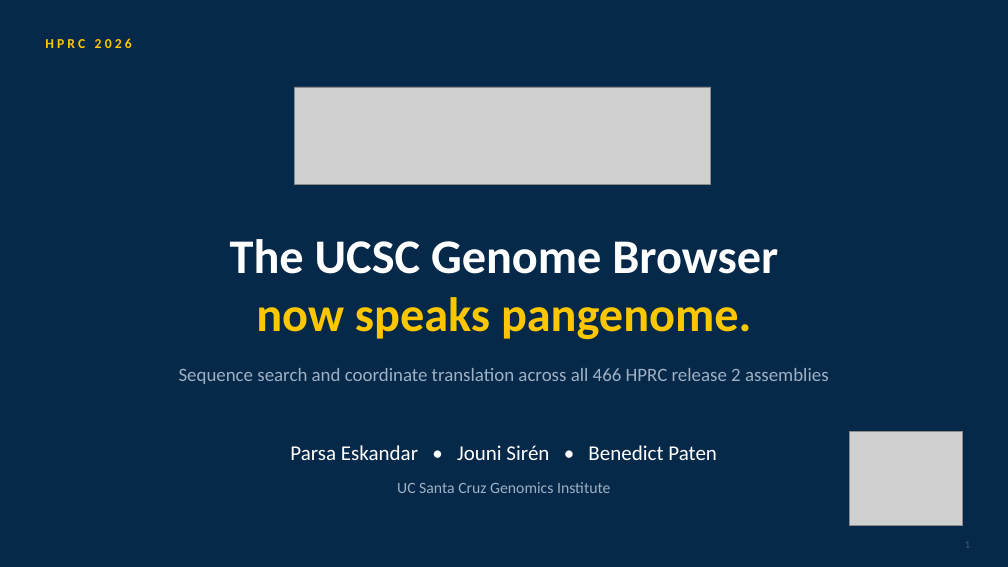
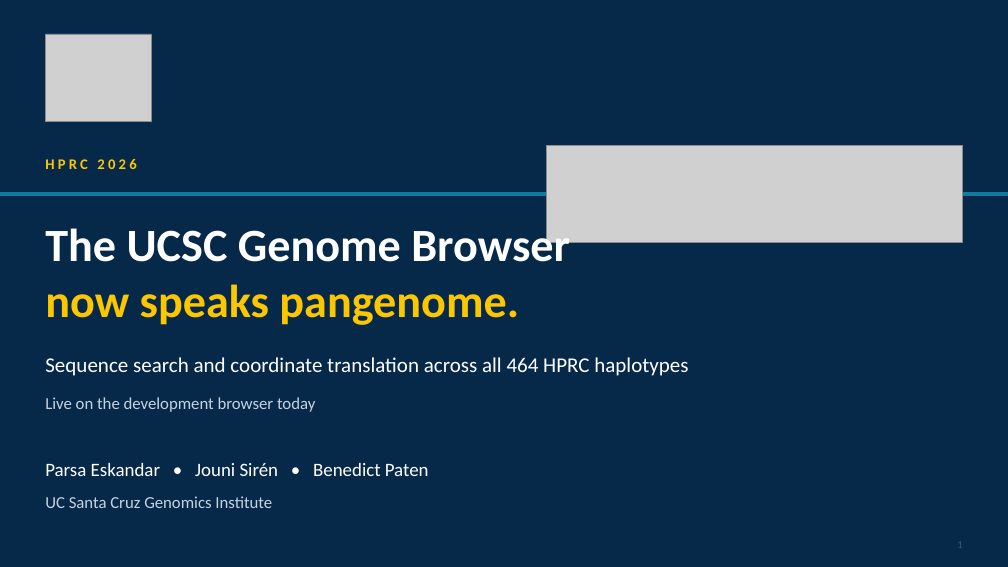
Before and after one commit to parsaeskandar/hprc_2026_poster, a slide deck: slide 1 of talk/HPRC2026_talk.pptx. Drawn at 1008x567 pixels with LibreOffice and Linux fonts; fonts in the diff are those of the drawing; grey boxes stand for pictures. Boxes give left, top, right and bottom in pixels: in the first picture for what was removed or moved away, otherwise in the second. Text is boxed around its words. In the diff, an @@ line names an element or a change of style, - is before the commit and + after.

```diff
--- a/talk/HPRC2026_talk.pptx
+++ b/talk/HPRC2026_talk.pptx
@@ picture: place and size @@
-picture at (849,431,963,526)
+picture at (45,34,151,122)
@@ picture: place and size @@
-picture at (295,87,711,184)
+picture at (547,145,963,242)
@@ text "HPRC 2026": place and size @@
-text "HPRC 2026" at (45,38,132,48)
+text "HPRC 2026" at (45,159,136,169)
@@ text "HPRC 2026" at (45,159,136,169): size 13 to 14 pt; vertical alignment middle to top @@
@@ rectangle added at (0,193,1008,195), fill #0E7C9C, outline #0E7C9C 1 pt @@
@@ text "The UCSC Genome Browser" at (45,223,570,325): size 46 to 44 pt; alignment centre to left; vertical alignment middle to top @@
@@ text at (45,357,688,376): text changed; size 18 to 20 pt; text colour #9DB0C4 to #FFFFFF @@
-Sequence search and coordinate translation across all 466 HPRC release 2 assemblies
+Sequence search and coordinate translation across all 464 HPRC haplotypes
@@ text "Sequence search and coordinate translation ..." at (45,357,688,376): vertical alignment middle to top @@
@@ text added at (45,397,315,412), 16 pt, text #C6D3DF @@
+Live on the development browser today
@@ text "Parsa Eskandar • Jouni Sirén ...": place and size @@
-text "Parsa Eskandar • Jouni Sirén ..." at (290,445,717,460)
+text "Parsa Eskandar • Jouni Sirén ..." at (45,463,429,476)
@@ text "Parsa Eskandar • Jouni Sirén ..." at (45,463,429,476): size 20 to 18 pt; alignment centre to left; vertical alignment middle to top @@
@@ text "UC Santa Cruz Genomics Institute": place and size @@
-text "UC Santa Cruz Genomics Institute" at (397,482,610,493)
+text "UC Santa Cruz Genomics Institute" at (45,496,272,508)
@@ text "UC Santa Cruz Genomics Institute" at (45,496,272,508): size 15 to 16 pt, text colour #9DB0C4 to #C6D3DF; alignment centre to left; vertical alignment middle to top @@
@@ text "1": place and size @@
-text "1" at (965,542,970,548)
+text "1" at (957,542,962,548)
```
Also in this commit, not shown: 12 other slides changed, 8 slides added, 7 slides removed, 14 other files.
